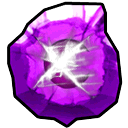
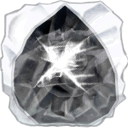
Two versions of the same layered image (128 × 128). Layer-by-layer changes:
moved "DDtDzt2" above "图层 4" over [21, 21, 105, 105]
showed "图层 2" over [0, 0, 128, 127]
hid "图层 0" over [7, 1, 123, 128]
added layer "w+_" above "w_" over [11, 2, 119, 128]
